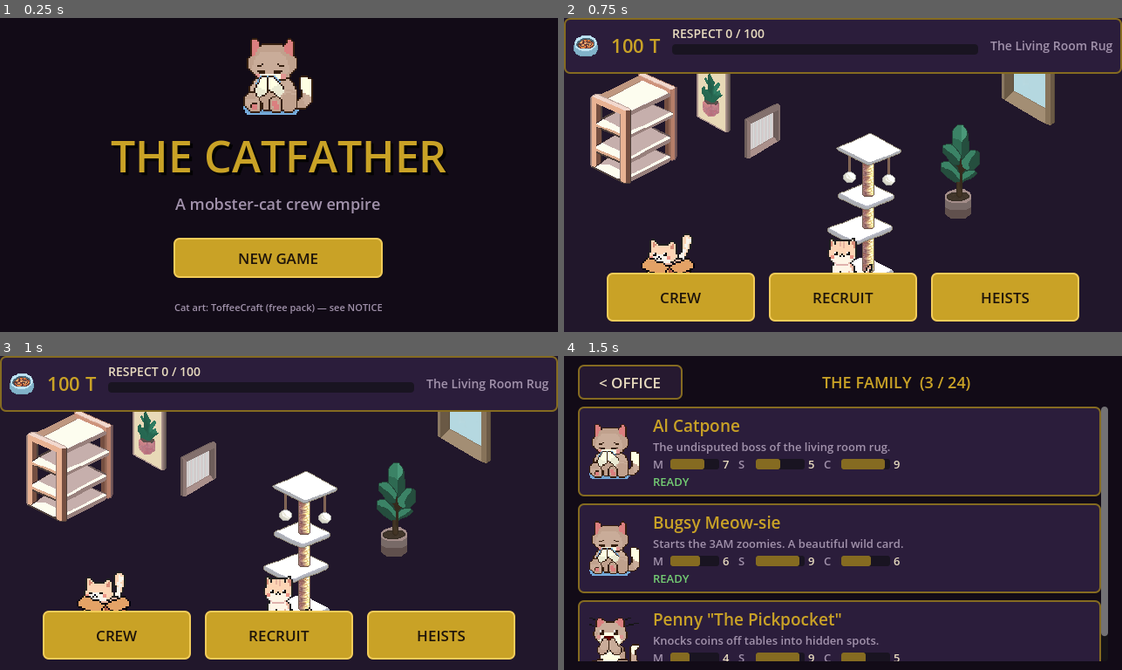
Above: before the commit, frames 1-4 (two rows, left to right).
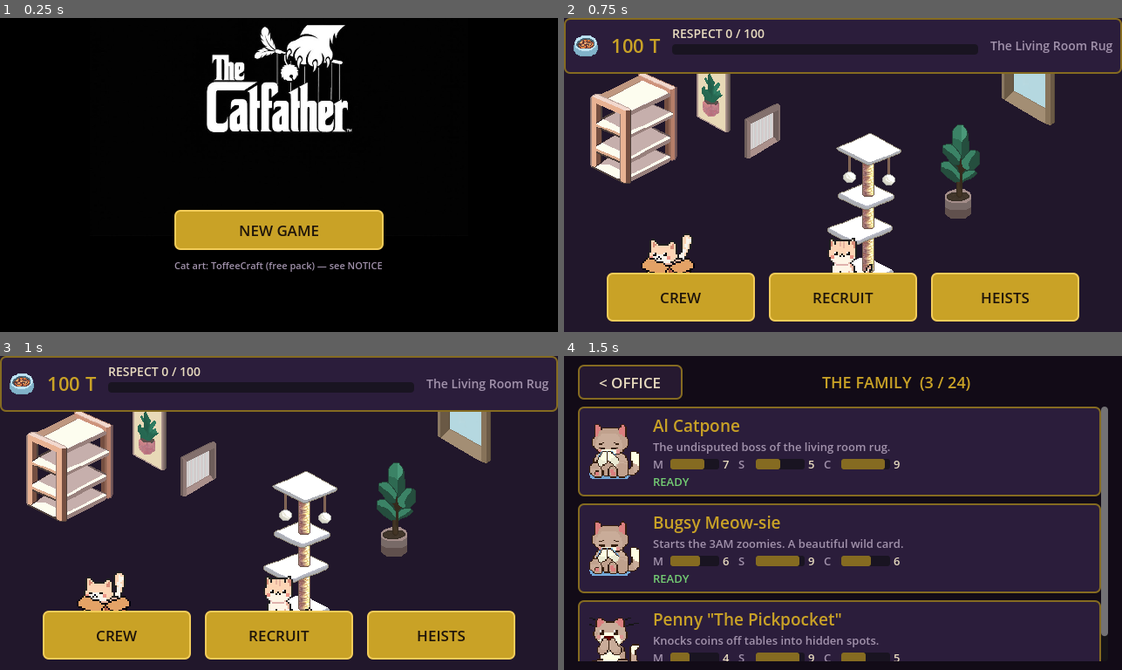
Above: after the commit, the same moments.

Repository: OuterHeavenX/TheCatfather
Game: Godot game, scene res://main.tscn
Same seed, same stepped clock (60 frames per second), same inputs: the game is played once before the commit and once after it.
Inputs:
- Up to frame 1 (0.25 s): no input
- Up to frame 2 (0.75 s): click "NEW GAME" at 0.5 s
- Up to frame 3 (1 s): no input
- Up to frame 4 (1.5 s): click "CREW" at 1.25 s

The runs differ from the first frame. In frame 1, 16% of the frame differs, in the area x 19-80%, y 2-95%; in frame 2, nothing differs; in frame 3, nothing differs; in frame 4, nothing differs.

Commit message:
Official logo: title screen art + project icon/favicon

Diff:
--- a/project.godot
+++ b/project.godot
@@ -11,7 +11,7 @@
 run/main_scene="res://main.tscn"
 config/features=PackedStringArray("4.7", "GL Compatibility")
 boot_splash/bg_color=Color(0.07, 0.045, 0.09, 1)
-config/icon="res://icon.svg"
+config/icon="res://icon.png"
 
 [autoload]
 
--- a/src/ui/title_screen.gd
+++ b/src/ui/title_screen.gd
@@ -6,34 +6,37 @@
 
 
 func _ready() -> void:
-	var center := CenterContainer.new()
-	center.set_anchors_preset(Control.PRESET_FULL_RECT)
-	add_child(center)
+	# Pure black so Jimmy's logo (black background) blends seamlessly.
+	var bg := ColorRect.new()
+	bg.color = Color.BLACK
+	bg.set_anchors_preset(Control.PRESET_FULL_RECT)
+	add_child(bg)
 
-	var vb := VBoxContainer.new()
-	vb.add_theme_constant_override("separation", 8)
-	vb.alignment = BoxContainer.ALIGNMENT_CENTER
-	center.add_child(vb)
+	var logo := TextureRect.new()
+	logo.texture = load("res://assets/logo-mark.jpg")
+	logo.expand_mode = TextureRect.EXPAND_IGNORE_SIZE
+	logo.stretch_mode = TextureRect.STRETCH_KEEP_ASPECT_CENTERED
+	logo.texture_filter = CanvasItem.TEXTURE_FILTER_LINEAR
+	logo.set_anchors_preset(Control.PRESET_TOP_WIDE)
+	logo.offset_bottom = 250
+	add_child(logo)
 
-	var art := UiKit.portrait("al_catpone", 96)
-	art.size_flags_horizontal = Control.SIZE_SHRINK_CENTER
-	vb.add_child(art)
-
-	var t := UiKit.title_label("THE CATFATHER", 50)
-	vb.add_child(t)
-
-	var sub := UiKit.label("A mobster-cat crew empire", 18, UiKit.DIM)
-	sub.horizontal_alignment = HORIZONTAL_ALIGNMENT_CENTER
-	vb.add_child(sub)
-
-	vb.add_child(UiKit.spacer(10))
+	# Buttons docked at the bottom, over the logo's empty black band.
+	var bottom := VBoxContainer.new()
+	bottom.add_theme_constant_override("separation", 10)
+	bottom.set_anchors_preset(Control.PRESET_BOTTOM_WIDE)
+	bottom.offset_top = -140
+	bottom.offset_bottom = -18
+	bottom.offset_left = 16
+	bottom.offset_right = -16
+	add_child(bottom)
 
 	var new_btn := UiKit.gold_button("NEW GAME")
 	new_btn.name = "NewBtn"
 	new_btn.custom_minimum_size = Vector2(240, 46)
 	new_btn.size_flags_horizontal = Control.SIZE_SHRINK_CENTER
 	new_btn.pressed.connect(_on_new_game.bind(new_btn))
-	vb.add_child(new_btn)
+	bottom.add_child(new_btn)
 
 	var cont_btn := UiKit.button("CONTINUE")
 	cont_btn.custom_minimum_size = Vector2(240, 46)
@@ -41,13 +44,11 @@
 	cont_btn.visible = GameMan.has_save()
 	cont_btn.name = "ContinueBtn"
 	cont_btn.pressed.connect(_on_continue)
-	vb.add_child(cont_btn)
-
-	vb.add_child(UiKit.spacer(10))
+	bottom.add_child(cont_btn)
 
 	var note := UiKit.label("Cat art: ToffeeCraft (free pack) — see NOTICE", 11, UiKit.DIM)
 	note.horizontal_alignment = HORIZONTAL_ALIGNMENT_CENTER
-	vb.add_child(note)
+	bottom.add_child(note)
 
 	refresh()
 
Binary file added: assets/logo-mark.jpg
Not shown, added: assets/logo-mark.jpg.import
Binary file added: assets/logo-thecatfather.jpg
Not shown, added: assets/logo-thecatfather.jpg.import
Binary file changed: docs/index.apple-touch-icon.png
Not shown, added: docs/index.apple-touch-icon.png.import
Binary file changed: docs/index.icon.png
Not shown, added: docs/index.icon.png.import
Not shown, added: docs/index.png.import
Binary file added: icon.png
Not shown, added: icon.png.import
Not shown, changed: docs/index.html
(and 1 more such lines)
